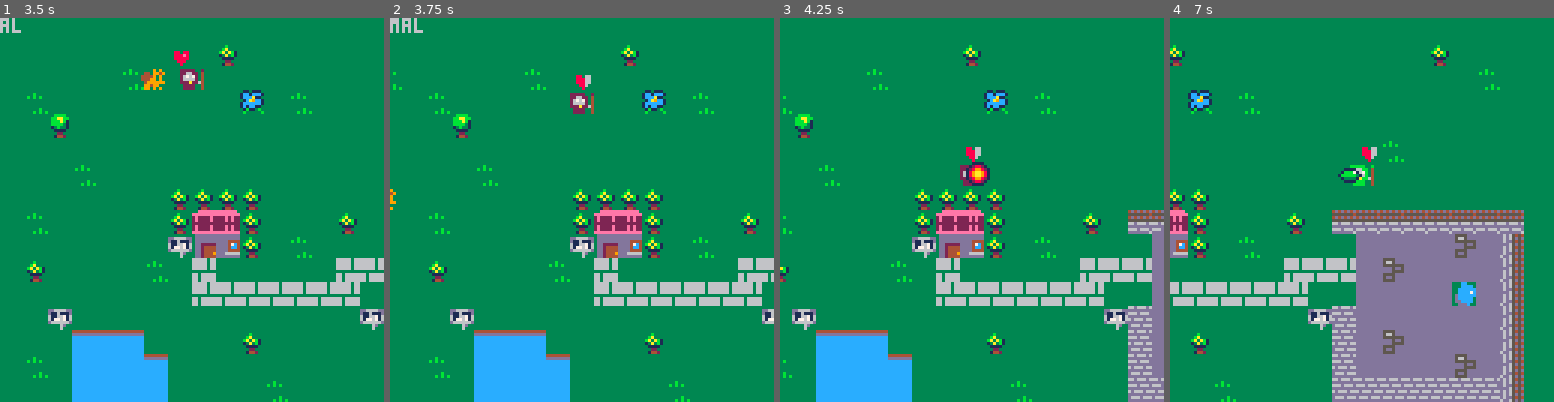
Above: before the commit, frames 1-4 (left to right).
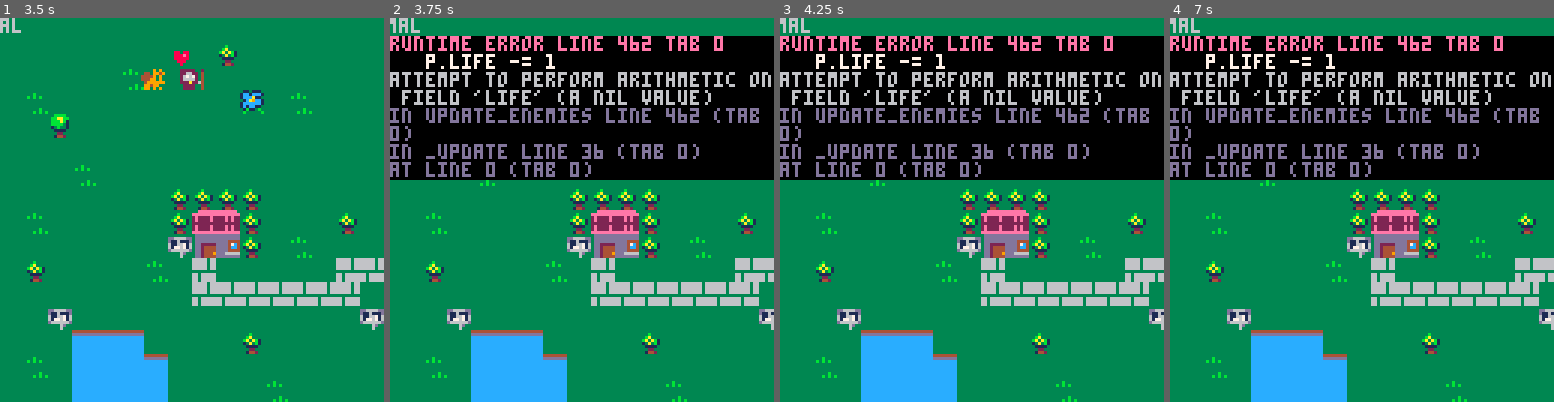
Above: after the commit, the same moments.

Repository: adatechschool/doris-pico-8-mickael-yoann-onat
Game: PICO-8 cartridge yom2.p8
Same seed, same stepped clock (60 frames per second), same inputs: the game is played once before the commit and once after it.
Inputs:
- Up to frame 1 (3.5 s): tap X (X key) at 0.33, 1.07, 1.85, 2.97 s; tap O (Z key) at 0.7, 1.7, 2.1, 2.5, 2.9, 3.3 s; hold Right 1.6-2.1 s; hold Up 2.15-2.42 s; hold Right 2.47-3.03 s; hold Left from 3.08 s (still down)
- Up to frame 2 (3.75 s): release Left at 3.58 s; hold Down from 3.63 s (still down); tap O (Z key) at 3.7 s
- Up to frame 3 (4.25 s): release Down at 3.97 s; hold Right from 4.02 s (still down); tap X (X key) at 4.08 s; tap O (Z key) at 4.1 s
- Up to frame 4 (7 s): tap O (Z key) every 0.4 s from 4.5 to 6.9 s; release Right at 4.68 s; hold Up 4.73-5.03 s; hold Left 5.08-5.68 s; tap X (X key) at 5.2, 6.32 s; hold Down 5.73-6.03 s; hold Right 6.08-6.58 s; hold Right from 6.63 s (still down)

Frame 1 is identical in both runs. In frame 2, 42% of the frame differs, in the area x 0-100%, y 0-100%; in frame 3, 55%; in frame 4, 71%.
Error after the commit: runtime error line 462 tab 0; p.life -= 1; attempt to perform arithmetic on field 'life' (a nil value)

Commit message:
ouais ouais ouais

Diff:
--- a/yom2.p8
+++ b/yom2.p8
@@ -338,29 +338,32 @@
 wave_size = 30
 
 function spawn_enemies(amount)
-gap=(20-8*amount)/(amount+1)
-for i=1,amount do
-	new_enemy={
-	x=p.x+gap*i+8*(i-1),
-	y=p.y+gap*i+8*(i-1),
-	anim_te=0,
-	start_eox=0,
-	start_eoy=0,
-	life=1,
-	speed=0.1
-}
-local spawn_spot = flr(rnd(4))+1
-if (spawn_spot == 1) new_enemy.x -= 30
-if (spawn_spot == 2) new_enemy.x += 30
-if (spawn_spot == 3) new_enemy.y -= 30
-if (spawn_spot == 4) new_enemy.y += 30
-
-add(enemies,new_enemy)
- end
-
+	gap=(20-8*amount)/(amount+1)
+	for i=1,amount do
+		new_enemy={
+		x=p.x+gap*i+8*(i-1),
+		y=p.y+gap*i+8*(i-1),
+		blocked = 0,
+		anim_te=0,
+		start_eox=0,
+		start_eoy=0,
+		life=1,
+		speed=0.1,
+		eox = 0,
+		eoy = 0
+		}
+		local spawn_spot = flr(rnd(4))+1
+			if (spawn_spot == 1) new_enemy.x -= 30
+			if (spawn_spot == 2) new_enemy.x += 30
+			if (spawn_spot == 3) new_enemy.y -= 30
+			if (spawn_spot == 4) new_enemy.y += 30
+
+		add(enemies,new_enemy)
+ 	end
 end
 
 function update_enemies()
+
 
 
 	if rnd(1)<0.5 then
@@ -370,10 +373,42 @@
 	end
 
 	for e in all(enemies) do
-	enemy_newx = e.x
-	enemy_newy= e.y
-	enemy_newox = 0
-	enemy_newoy = 0
+
+		if (e.blocked>50 and ((p.x-e.x < -100/8) or (p.x-e.x > 100/8) or (p.y-e.y < -100/8) or (p.y-e.y > 100/8))) then
+			e.anim_te = 0
+
+			if p.x>e.x then
+
+				e.x += 1
+				-- e.eox = e.x
+
+			elseif p.x<e.x then
+
+				e.x -= 1
+				-- e.eox = e.x
+
+			end
+
+
+			if p.y>e.y then
+
+				e.y += 1
+				-- e.eoy = e.y
+
+			elseif p.y<e.y then
+
+				e.y -= 1
+				-- e.eoy = e.y
+
+			end
+		end
+
+
+		enemy_newx = e.x
+		enemy_newy= e.y
+		enemy_newox = 0
+		enemy_newoy = 0
+
 		if e.anim_te == 0 then
 
 
@@ -402,6 +437,14 @@
 				enemy_newoy = 8
 
 			end
+		end
+
+		if check_flag(0,enemy_newx,e.y) then
+			e.blocked += 1
+		end
+
+		if check_flag(0,e.x,enemy_newy) then
+			e.blocked += 1
 		end
 
 		if (enemy_newx!=e.x or enemy_newy!=e.y) and not check_flag(0,enemy_newx,enemy_newy) then
@@ -410,18 +453,18 @@
 			e.start_eox = enemy_newox
 			e.start_eoy = enemy_newoy
 			e.anim_te=1
-
-		end
-		--animation ennemis
+			e.blocked = 0
+
+		end
+
 		e.anim_te=max(e.anim_te-e.speed,0)
 		e.eox=e.start_eox*e.anim_te
 		e.eoy=e.start_eoy*e.anim_te
 
-	if ((e.x-p.x)<0.8) and ((e.y-p.y)<0.8) and ((e.x-p.x>-0.8)) and ((e.y-p.y)>-0.8) then
-  p.hp -= 1
-
-		del(enemies,e)
-	end
+		if ((e.x-p.x)<0.8) and ((e.y-p.y)<0.8) and ((e.x-p.x>-0.8)) and ((e.y-p.y)>-0.8) then
+			p.life -= 1
+			del(enemies,e)
+		end
 
 
 
@@ -429,7 +472,7 @@
 
 
 			if ((s.x-e.x)<0.8) and ((s.y-e.y)<0.8) and ((s.x-e.x>-0.8)) and ((s.y-e.y)>-0.8)then
-				e.life-=p.power
+				e.life -=1
 				del(sorts,s)
 			end
 
@@ -437,9 +480,9 @@
 
 
 
-	if e.life == 0 then
-		del(enemies,e)
-	end
+		if e.life == 0 then
+			del(enemies,e)
+		end
 
 	end
 end
